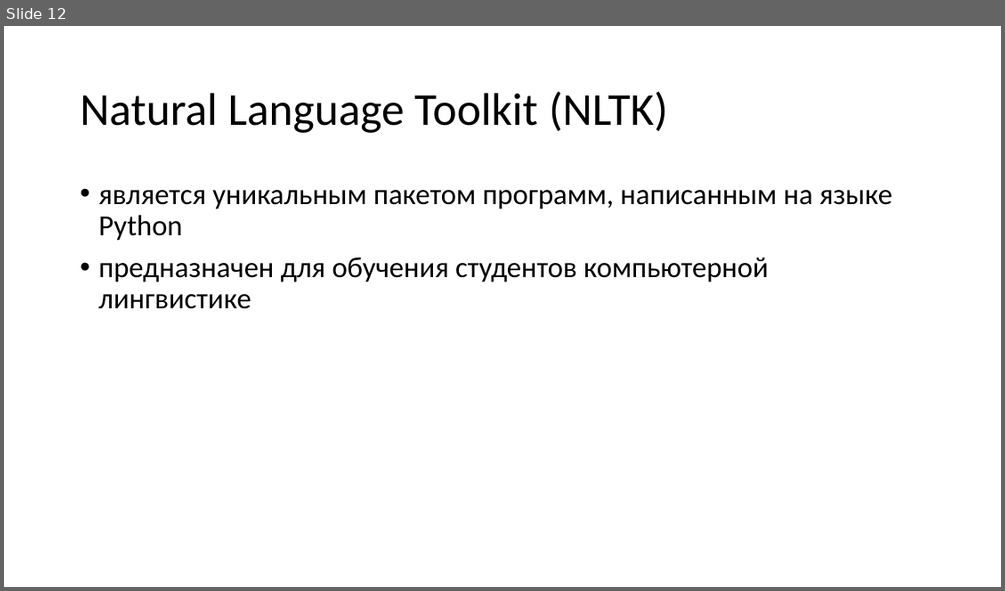
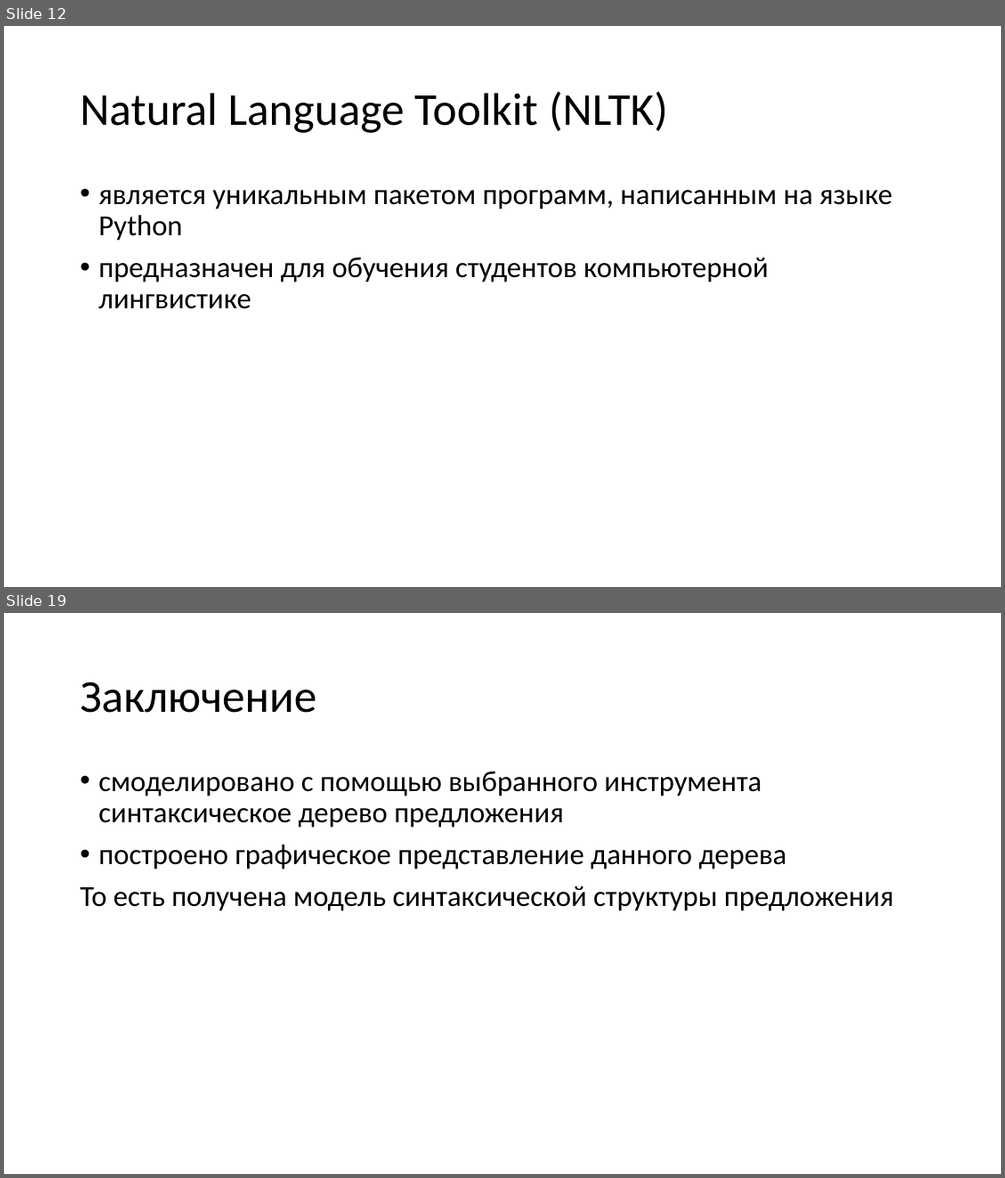
Before and after one commit to iamgo100/course-work-cst, a slide deck: Курсовая работа, 4 семестр.pptx. Shown one above the other, each under a label of ours: slide 12 before the commit, slides 12 and 19 after it; the slides between them are not shown. The pictures are 1005x591 and 1005x1178 pixels, drawn with LibreOffice and Linux fonts; fonts in the diff are those of the drawing. Boxes give left, top, right and bottom in pixels: in the first picture for what was removed or moved away, otherwise in the second. Text is boxed around its words. In the diff, an @@ line names an element or a change of style, - is before the commit and + after.

```diff
--- a/Курсовая работа, 4 семестр.pptx
+++ b/Курсовая работа, 4 семестр.pptx
@@ slide 19 added at <box>4,613,1001,1174</box>, background #FFFFFF @@
@@ title added at <box>80,682,316,713</box>, 44 pt, text #000000 @@
+Заключение
@@ text added at <box>80,771,894,911</box>, 28 pt, text #000000 @@
+• смоделировано с помощью выбранного инструмента синтаксическое дерево предложения
+• построено графическое представление данного дерева
+То есть получена модель синтаксической структуры предложения
```
Also in this commit, not shown: 1 slide changed, 6 other slides added, 7 slides removed.
